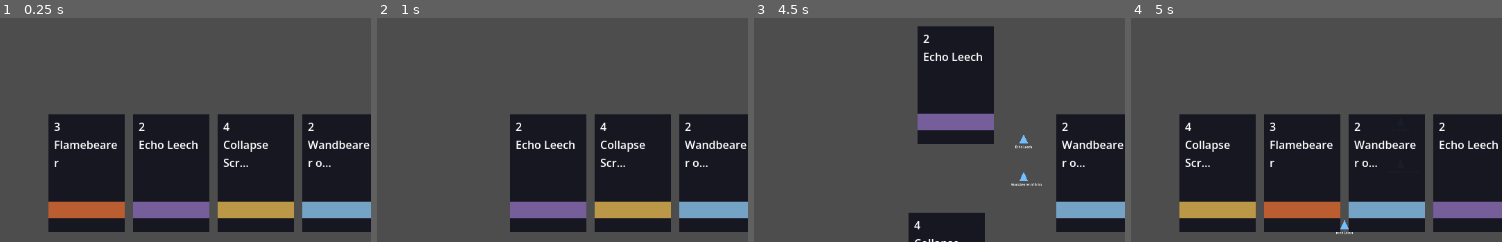
Above: before the commit, frames 1-4 (left to right).
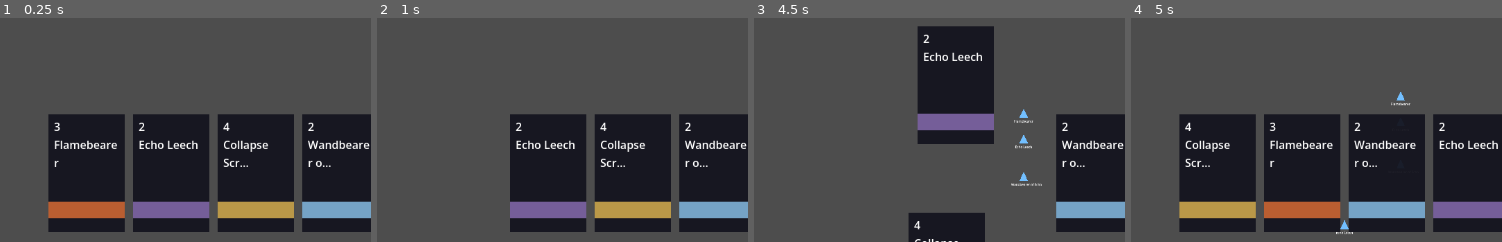
Above: after the commit, the same moments.

Repository: EchoPath-Source/echowars
Game: Godot game, scene res://arena.tscn
Same seed, same stepped clock (60 frames per second), same inputs: the game is played once before the commit and once after it.
Inputs (mouse positions are % of the whole screen's width and height, from its top left):
- Up to frame 1 (0.25 s): no input
- Up to frame 2 (1 s): tap Enter (ui_accept) at 0.5 s; drag from (37, 84) to (65, 28) at 0.52 s
- Up to frame 3 (4.5 s): drag from (37, 84) to (48, 70) at 1.27 s; move the mouse to (48, 84) at 2.02 s; hold Right (ui_right) 2.03-2.75 s; tap Tab at 2.1 s; click (48, 84) at 2.17 s; tap Enter (ui_accept) at 2.75 s; drag from (37, 84) to (22, 35) at 2.77 s; drag from (48, 84) to (59, 50) at 3.52 s; drag from (59, 84) to (38, 25) at 4.27 s
- Up to frame 4 (5 s): no input
The pictures show only the part of the screen within x 25-75%, y 49-99%; the shares and areas given below are measured in that part.

Frames 1-2 are identical in both runs. In frame 3, 0.1% of the frame differs, in the area x 70-76%, y 40-47%; in frame 4, 0.1%.

Commit message:
Layer 3: wire starter card unit scenes

Diff:
--- a/data/cards/forgotten_flame_flamebearer.tres
+++ b/data/cards/forgotten_flame_flamebearer.tres
@@ -1,6 +1,7 @@
-[gd_resource type="Resource" load_steps=2]
+[gd_resource type="Resource" load_steps=3 format=3]
 
 [ext_resource type="Script" path="res://scripts/data/card_data.gd" id="1_card_data"]
+[ext_resource type="PackedScene" path="res://scenes/units/base_unit.tscn" id="2_base_unit"]
 
 [resource]
 script = ExtResource("1_card_data")
@@ -8,11 +9,12 @@
 card_name = "Flamebearer"
 faction = "forgotten_flame"
 card_type = "unit"
-description = "Aggro unit. Charges forward. Cannot be slowed. First hit deals 1.5x damage."
+description = "Aggro unit. Charges forward. Cannot be slowed. First hit does bonus damage later."
 resonance_cost = 3
 hp = 280.0
 damage = 140.0
 speed = 110.0
+unit_scene = ExtResource("2_base_unit")
 jitter = 0.3
 path_directness = 0.95
 hesitation_rate = 0.0
